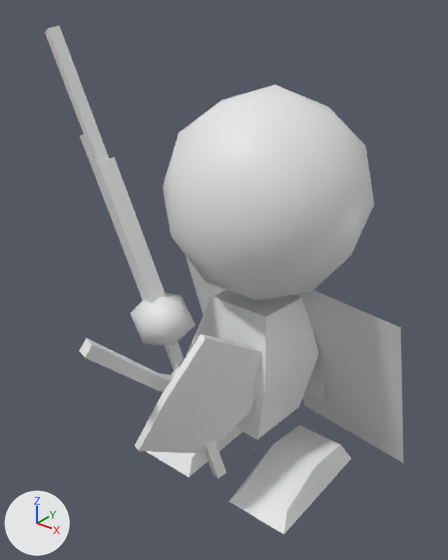
One commit to the FBX model MgaUnityProj/Assets/Fundament/Avatar/Artwork/Orignal/Humanoid/Humanoid@GSkill_DHand2.FBX: the scene before it, then after it.
Camera for both pictures: a camera (50 mm lens) standing at (1.21, -1.72, 1.82) and looking at (-0.03, -0.17, 0.86). The lights are fixed; the arrows at lower left show +X, +Y and +Z. Where no turn or scale is listed for an object, it has been applied to the vertices.

The first picture shows 'Body', 'DHandWeapn', 'Head', 'LShield', 'LShoot', 'LWing', 'LeftFoot', 'LeftHand', 'RWeapon', 'RWing', 'RightFoot', 'RightHand'.
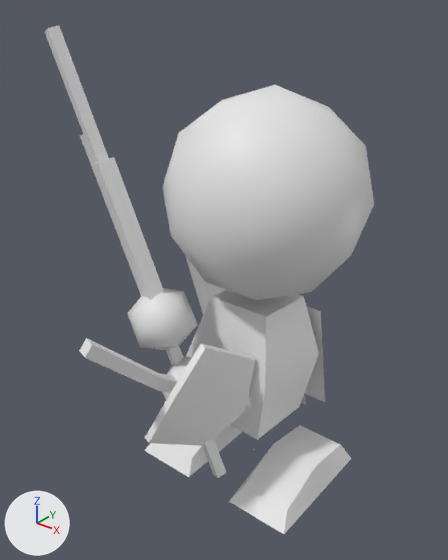
Patch to the scene script:
```diff
--- a/MgaUnityProj/Assets/Fundament/Avatar/Artwork/Orignal/Humanoid/Humanoid@GSkill_DHand2.FBX.py
+++ b/MgaUnityProj/Assets/Fundament/Avatar/Artwork/Orignal/Humanoid/Humanoid@GSkill_DHand2.FBX.py
@@ ob_lshield @@
 ob_lshield.rotation_euler = (0.0, -1.571, 0.0)  # degrees (0, -90, 0)
-ob_lshield.scale = (1.37, 1.04, 1.16)
@@ ob_lefthand @@
 ob_lefthand.rotation_euler = (-0.448, -0.24, -0.147)  # degrees (-26, -14, -8.4)
-ob_lefthand.scale = (0.86, 1.14, 0.86)
@@ ob_righthand @@
 ob_righthand.rotation_euler = (-1.198, 1.176, 0.706)  # degrees (-69, 67, 40)
-ob_righthand.scale = (0.86, 1.14, 0.86)
@@ ob_lwing @@
 ob_lwing.rotation_euler = (-0.328, 3.037, -0.0378)  # degrees (-19, 174, -2.2)
-ob_lwing.scale = (-1.0, 1.0, 1.0)
+ob_lwing.scale = (0.755, 1.0, 1.2)
```

Pixel boxes [x1, y1, x2, y2] of what changed, in the pictures (448 x 560 px):
'LWing', rescaled
    before: [296, 290, 403, 463]
    after: [301, 395, 306, 405]
'LShield', rescaled (12% narrower, 15% shorter)
    before: [135, 334, 262, 454]
    after: [145, 344, 256, 446]
'RightHand', rescaled (9% wider, 17% taller)
    before: [130, 293, 195, 346]
    after: [127, 288, 198, 350]
'LeftHand', rescaled
    before: [162, 356, 186, 392]
    after: [162, 356, 192, 400]
